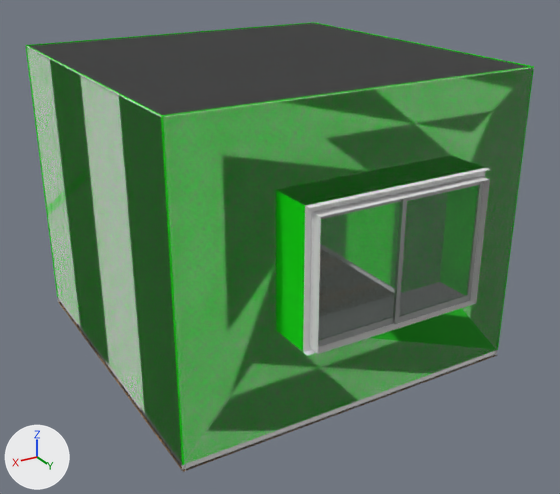
What one commit did to the glTF model packages/frontend/assets/room/rooms/default/300.glb.
Both versions are drawn from a 50 mm lens placed at (3.17, 5.59, 3.56), pointed at (0.03, 0.35, 0.95). Lighting does not change. The marker at lower left points along +X, +Y and +Z. The picture after the commit comes second. Where no turn or scale is listed for an object, it has been applied to the vertices. Vertices at exactly the same position are counted once.

The first picture shows 'Window', '__300_CEILING__', '__300_FLOOR__', '__300_WALL_DEMADO__', '__300_WALL__', '__300_WALL__.001', '__300_WALL__.002', '__ROOM_BOTTOM__demado', '__ROOM_CEILING__ceiling', '__ROOM_WALL__wall.001', '__ROOM_WALL__wall.002' and 2 more.
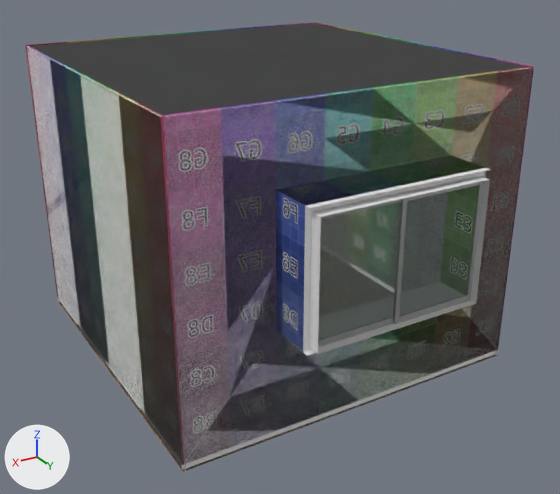
Location of each change, (x1, y1, x2, y2) in pixels of the pictures (560 x 494 px):
'__300_WALL_DEMADO__', surface changed: (161, 66, 533, 468) in both
'__300_WALL__.001', surface changed: (27, 45, 185, 468) in both
'__300_WALL__.002', surface changed: (25, 22, 314, 302) in both
'__300_WALL__', surface changed: (314, 22, 534, 353) in both
part 1 of me_plane_002, surface changed: (161, 66, 533, 465) in both
part 2 of me_plane_006, surface changed: (25, 22, 314, 297) in both

The change, as a list of edits to the scene's bpy script:
```text
Add img_untitled:
    img_untitled = load_image('Untitled', '_unpacked/Untitled', 1024, 1024, 'sRGB')
Change mat_x_wall__material_001:
    remove mat_x_wall__material_001.base_color = (0.0, 0.8, 0.000209)  # green #00e701
    add mat_x_wall__material_001.texture = img_untitled
Change me_plane_002:
    where me_plane_002.from_pydata(...)  # 24 vertices, 36 faces; spans x -1.51..1.51, y -0.01..0.45, z -0.01..2.51
    used by ob_300_wall_demado; location = (0.0, 1.5, 0.0)
    me_plane_002 part 1: texture (UV) coordinates of 14 of 36 faces, centred in x -1.26..1.26, y 0.0..0.23, z 0.33..2.32, changed; they spanned u 0.0..0.0, v 0.0..0.0 and now span u 0.0..1.0, v 0.09..0.91
Change me_plane_006:
    where me_plane_006.from_pydata(...)  # 8 vertices, 6 faces; spans x -1.51..1.51, y 0.0..0.01, z -0.01..2.51
    used by ob_300_wall___002; location = (0.0, -1.5, 0.0)
    me_plane_006 part 2: texture (UV) coordinates of 2 of 6 faces, centred in x -0.5..0.5, y 0.0, z 0.87..1.69, changed; they spanned u 0.0..0.0, v 0.0..0.0 and now span u 0.0..1.0, v 0.09..0.91
```
